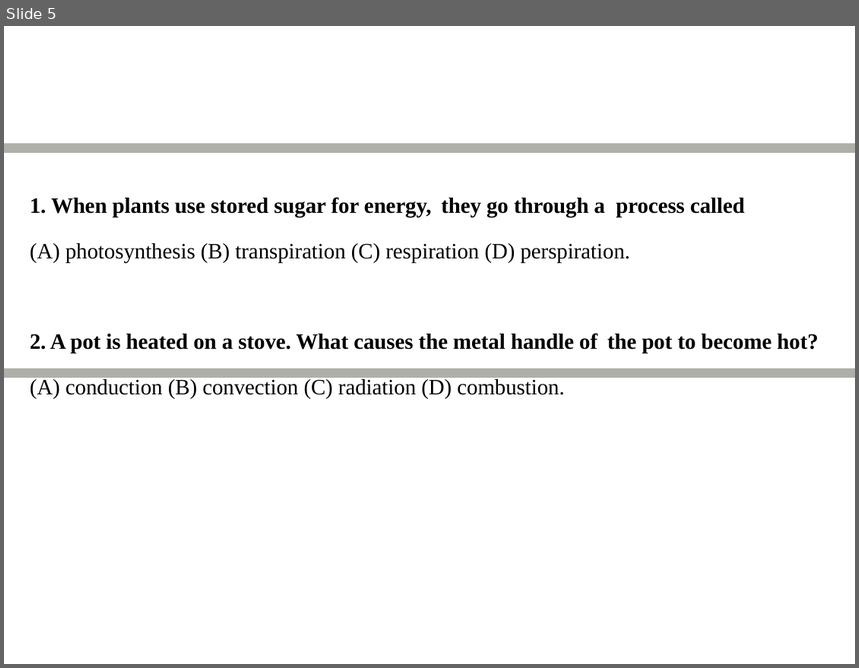
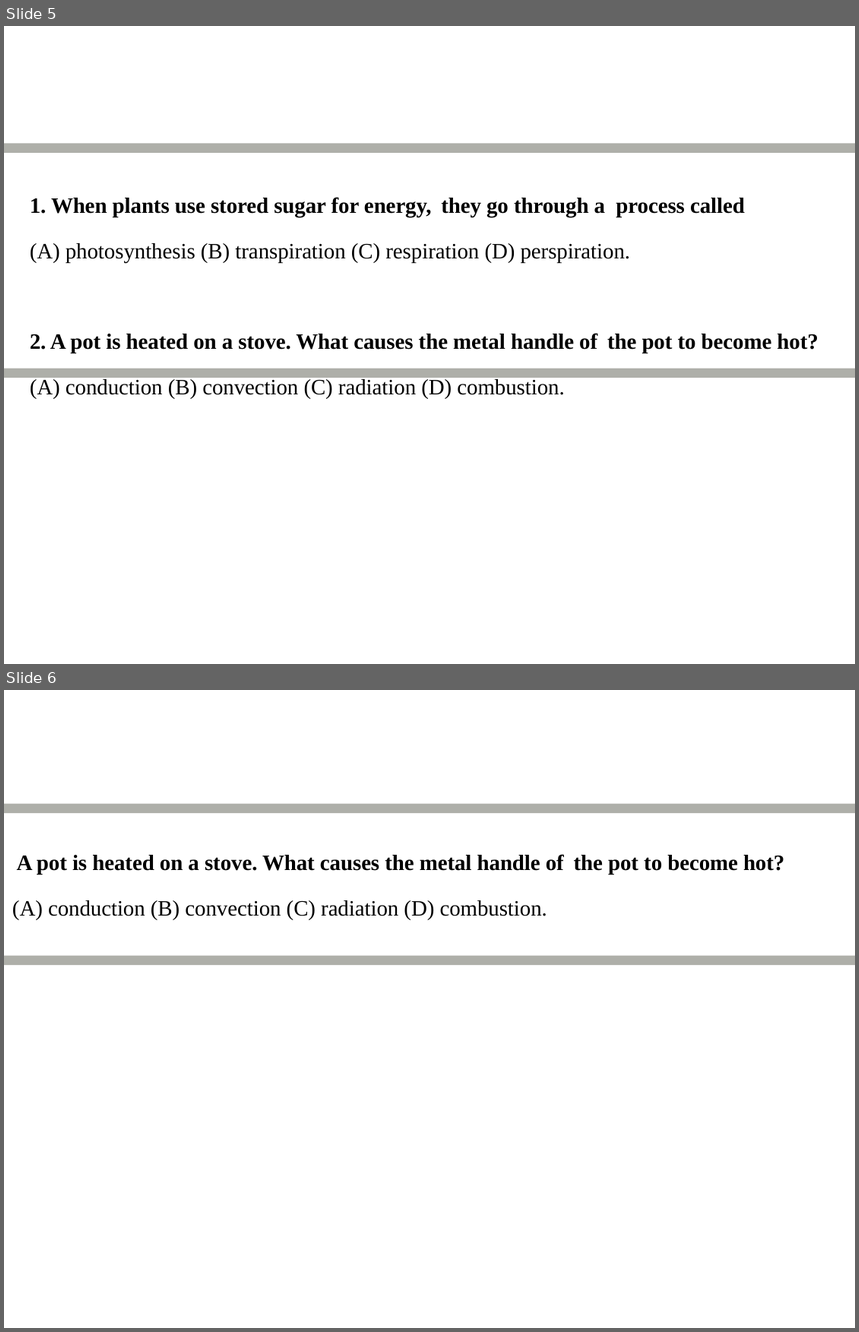
Before and after one commit to niranjanb/processkb, a slide deck: tex/figures/architecture.pptx. Shown one above the other, each under a label of ours: slide 5 before the commit, slides 5 and 6 after it. The pictures are 859x668 and 859x1332 pixels, drawn with LibreOffice and Linux fonts; fonts in the diff are those of the drawing. Boxes give left, top, right and bottom in pixels: in the first picture for what was removed or moved away, otherwise in the second. Text is boxed around its words. In the diff, an @@ line names an element or a change of style, - is before the commit and + after.

```diff
--- a/tex/figures/architecture.pptx
+++ b/tex/figures/architecture.pptx
@@ slide 6 added at <box>4,690,855,1328</box>, background #FFFFFF @@
@@ rounded rectangle added at <box>4,809,855,960</box>, outline #AEAFA9 8 pt @@
@@ text added at <box>12,854,785,920</box>, 32 pt, text #000000, bold @@
+A pot is heated on a stove. What causes the metal handle of the pot to become hot?
+(A) conduction (B) convection (C) radiation (D) combustion.
```
Also in this commit, not shown: 1 slide changed, 10 other files.
